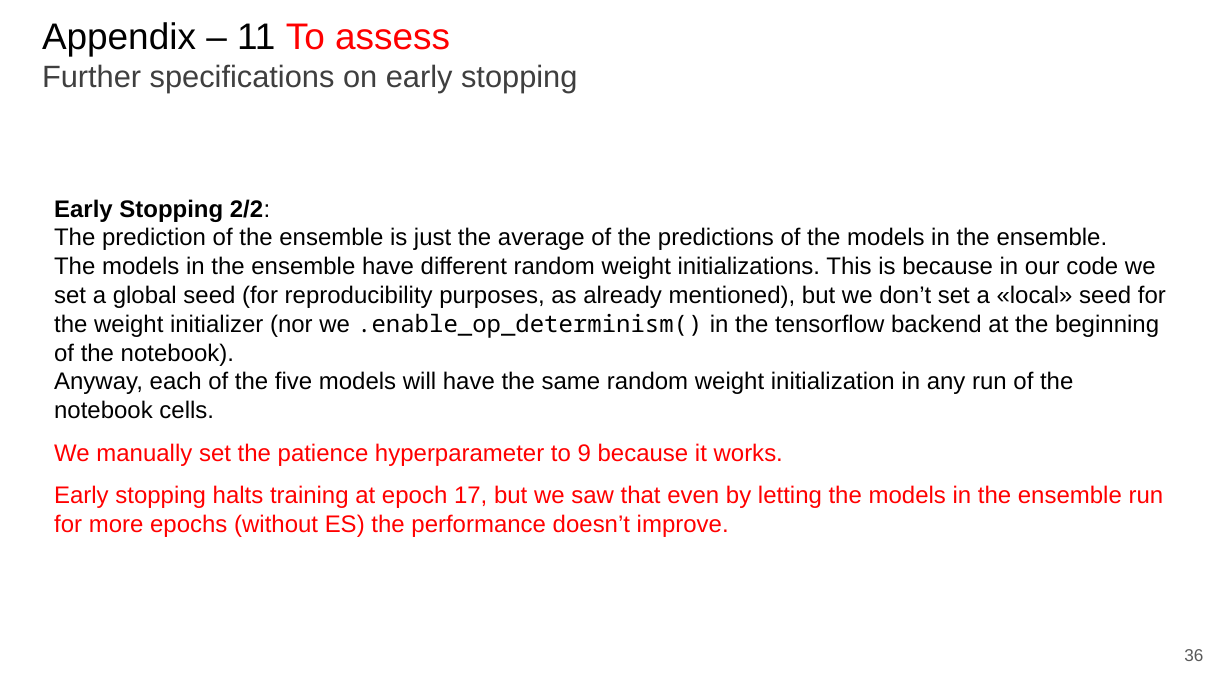
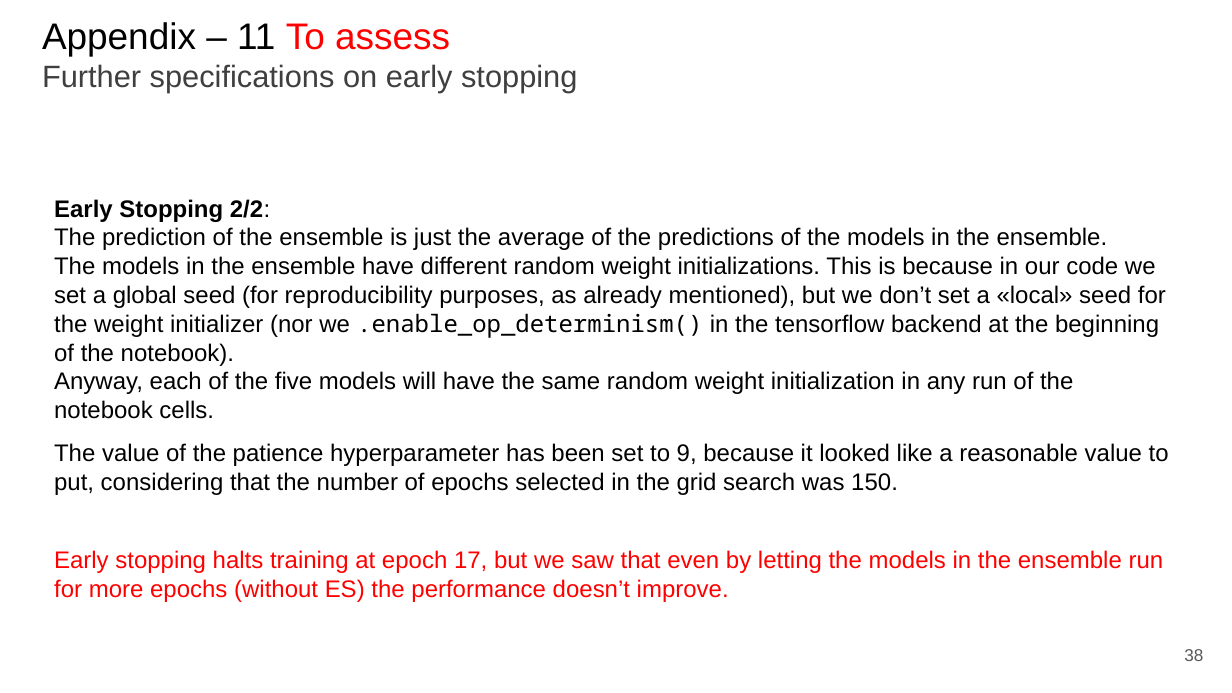
Before and after one commit to paolo-junior-mollica/machine-learning-project, a slide deck: slide 38 of relazione/Canduci_Marino_Mollica.pptx (slide 36 before the commit). Drawn at 1232x693 pixels with LibreOffice and Linux fonts; fonts in the diff are those of the drawing. Boxes give left, top, right and bottom in pixels: in the first picture for what was removed or moved away, otherwise in the second. Text is boxed around its words. In the diff, an @@ line names an element or a change of style, - is before the commit and + after.

```diff
--- a/relazione/Canduci_Marino_Mollica.pptx
+++ b/relazione/Canduci_Marino_Mollica.pptx
@@ text at (54, 443, 1169, 495): text changed; text colour #FF0000 to #000000 @@
-We manually set the patience hyperparameter to 9 because it works.
+The value of the patience hyperparameter has been set to 9, because it looked like a reasonable value to put, considering that the number of epochs selected in the grid search was 150.
@@ text "Early stopping halts training at ...": place and size @@
-text "Early stopping halts training at ..." at (54, 485, 1164, 537)
+text "Early stopping halts training at ..." at (54, 550, 1164, 602)
```
Also in this commit, not shown: 10 other slides changed, 3 slides added.
